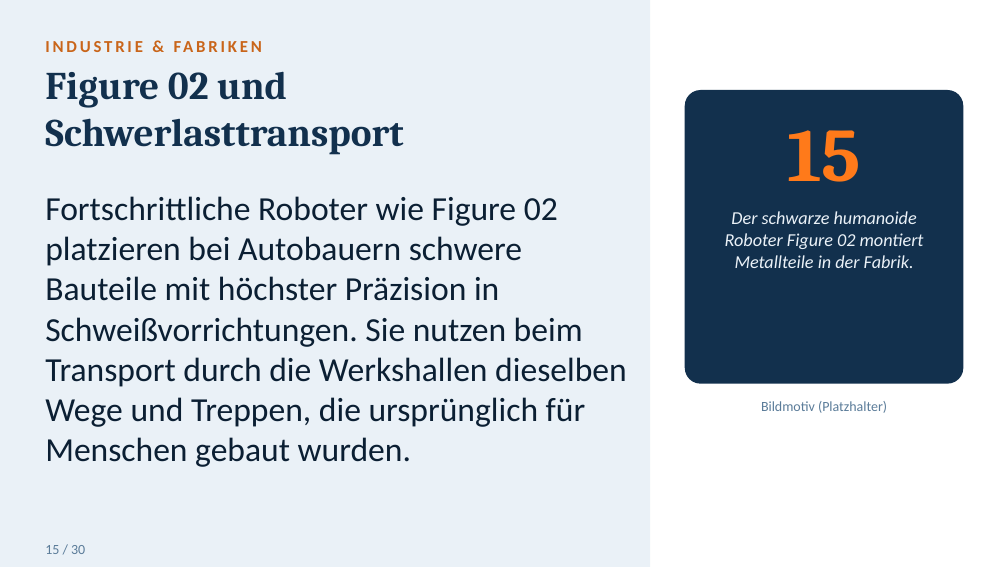
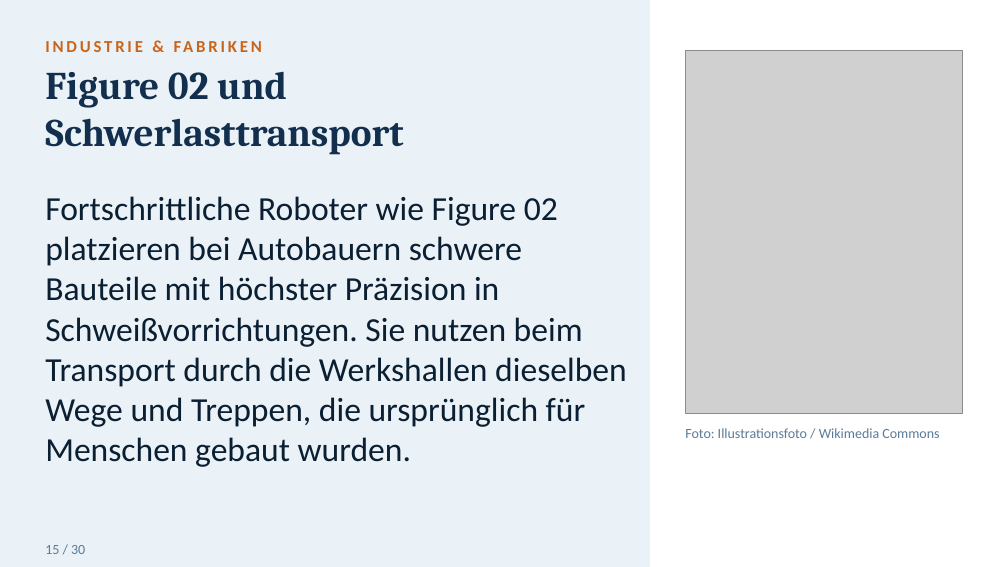
Before and after one commit to toshkaraf/tagesf-rderst-tte, a slide deck: slide 16 of Humanoide_Roboter_gross.pptx. Drawn at 1008x567 pixels with LibreOffice and Linux fonts; fonts in the diff are those of the drawing; grey boxes stand for pictures. Boxes give left, top, right and bottom in pixels: in the first picture for what was removed or moved away, otherwise in the second. Text is boxed around its words. In the diff, an @@ line names an element or a change of style, - is before the commit and + after.

```diff
--- a/Humanoide_Roboter_gross.pptx
+++ b/Humanoide_Roboter_gross.pptx
@@ picture added at [685, 50, 963, 413] @@
@@ rounded rectangle removed at [685, 91, 963, 383] @@
@@ text removed at [787, 130, 861, 182] @@
-15
@@ text removed at [725, 211, 924, 268] @@
-Der schwarze humanoide Roboter Figure 02 montiert Metallteile in der Fabrik.
@@ text removed at [761, 401, 887, 413] @@
-Bildmotiv (Platzhalter)
@@ text added at [685, 428, 939, 438], 10 pt, text #5B7C99 @@
+Foto: Illustrationsfoto / Wikimedia Commons
```
Also in this commit, not shown: 12 other slides changed.
